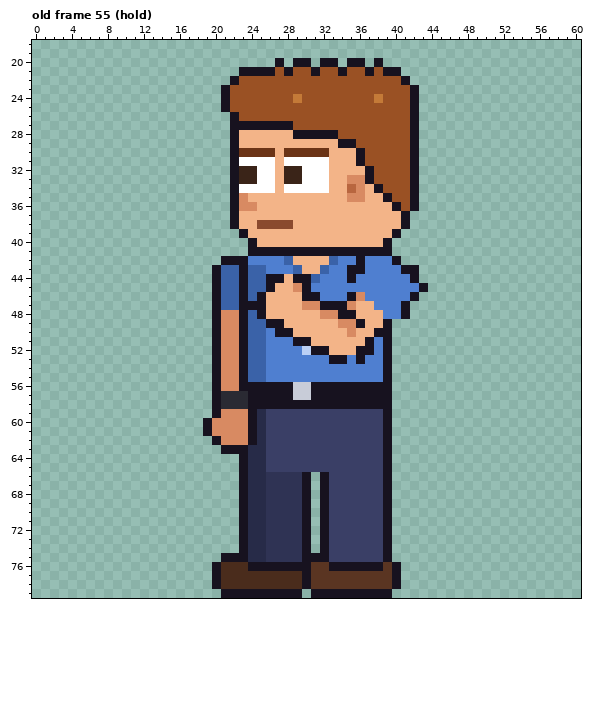
File history of a pixel-art file, sprites/custom/custom_intern_curly_left_anim.aseprite. The picture above was drawn from the file before the commit.
64x80 pixels, 123 frames. Colours within 5 levels of each other are drawn and written as one. Shown: old frame 55 (hold): x 0..60, y 18..79. The commit also changed other frames, which this record leaves out.
The same view after the edit:
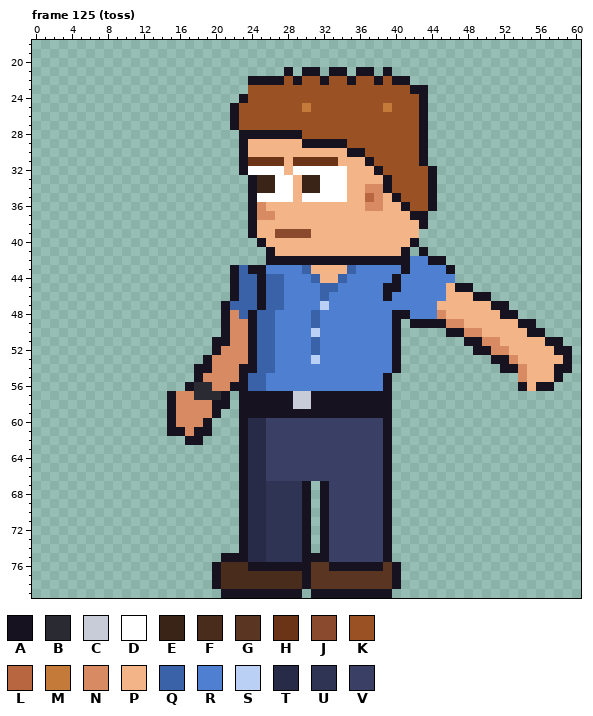
Palette (. is transparent): A #17121f  B #2a2a33  C #c8ccd8  D #ffffff  E #3a2418  F #4a2c1c  G #5a3522  H #6b3416  J #8a4a2e  K #9a5124  L #b8663f  M #c47a38  N #d88a62  P #f3b488  Q #3a62a8  R #4f7fd0  S #bbd0f5  T #272b48  U #2f3354  V #3a3f66
A new or re-ordered frame is compared with the old frame closest to it.
Diff:
frames 123 -> 129
Changed rows in their new state; - is an unchanged pixel.
Frame 125 (toss) is new; against old frame 55 (hold):
first column x 15:
20 ------------.-..-..-..-.---------------------
21 --------.....-.A-.A-.A-.-.-------------------
22 -------..AAAA-A--A--A--A-A-------------------
23 ------...-------------------A----------------
24 ------..A-----K--------K---KA----------------
25 ------.A-------M--------M--KA----------------
26 ---------------------------KA----------------
27 --------KKKKKK-------------KA----------------
28 -------.AAAAAA-KKKK--------KA----------------
29 -------.A------AAAA-K------KA----------------
30 -------.APPP-PPPPP--A------KA----------------
31 -------.AHHHHPHHHHH--PA----KA----------------
32 -------.AD--DPD---DD--PA---KKA---------------
33 -------..AEEDDPEE-DDPPPPA--KKA---------------
34 -------..AEED-PEE-DDPPNNA--KKA---------------
35 -------..ADDDD-DDDDDPPLNPA-KKA---------------
36 -------..AN-----------NN-PAKKA---------------
37 -------..ANN--------------PAA----------------
38 -------..APPPP------------PPA----------------
39 --------.A--JJJJ---------PPP-----------------
40 ---------.A-------------PPPA-----------------
41 ---------..-PPPPPPPPPPPPPPA-A----------------
42 ------.....AAAAAAAAAA-AAA-ARRAA--------------
43 -----..AQAA---RQ-PPPQR-----RRRRA-------------
44 -----..AQ-AQQRRR-PPQR----A-RRRRR-------------
45 -----..AQ-AQQRRR-QQ-----AA--RRRPAA-----------
46 -----..AQ--QQRRRRQ--RR--A--RRRRPPPAA---------
47 -----.A-QQ-QQRRRRSRRRRR---RRRRPPPPPPAA-------
48 -----.A-QAQQRRRRQRRRRRRR-A-RRRNPPPPPPAA------
49 -----.A-NA-QRRRRQRRRRRRRRA-AAAANNPPPPPPAA----
50 -----.A-NA-QRRRRSRRRRRRRRA-----AANNPPPPPAA---
51 ------A-NA-Q--RRQRRRRRR-RA-------AANNPPPPPAA-
52 --------NA-Q---RQRRRRRR-RA--------AANNPPPPPAA
53 ----AN--NA-Q----S-RR-R--RA----------AANPPPPPA
54 ---AAN---A-Q------------RA-----------AANPPPAA
55 ---ANN---------------------------------NPPPA-
56 --ABBN-A-QQRRRRRRRRRRRRR---------------APAA--
57 ANNBBBA.A------------------------------------
58 ANNNN-A.A-----CC-----------------------------
59 ANNNN-..A-AAAAAAAAAAAAAA---------------------
60 ANNN-...AT-----------------------------------
61 AANA-...AT-----------------------------------
62 --AA-...AT-----------------------------------
63 ------..-------------------------------------
66 -----------VVVVVVV---------------------------
Changed places in both pictures, as pixel boxes (x1, y1, x2, y2):
changed: (167, 58, 572, 481)
